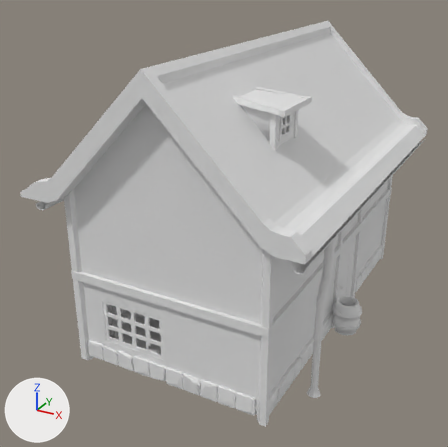
Two versions of the FBX model Assets/zdanie.fbx, one commit apart.
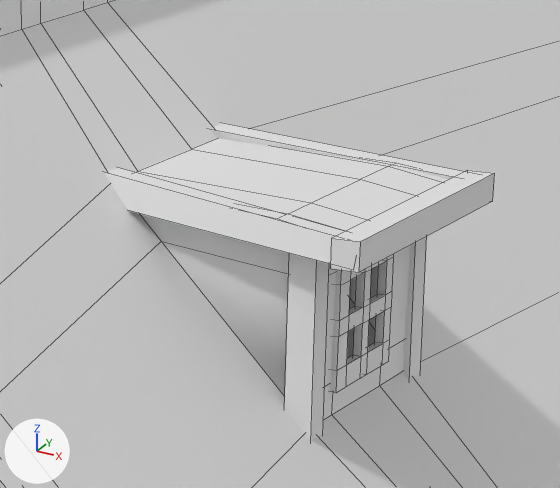
The first picture shows the older version from a 50 mm camera at (34.9, -72.2, 44.4) aimed at (-1.0, -6.9, 11.8). The close-ups show both versions on the part from 47% to 73% of the width and 14% to 36% of the height of that picture; other places that the commit changed are outside them. Every picture has the same lights, and +X, +Y and +Z are marked at lower left. The close-ups show mesh edges as thin lines. Where no turn or scale is listed for an object, it has been applied to the vertices.
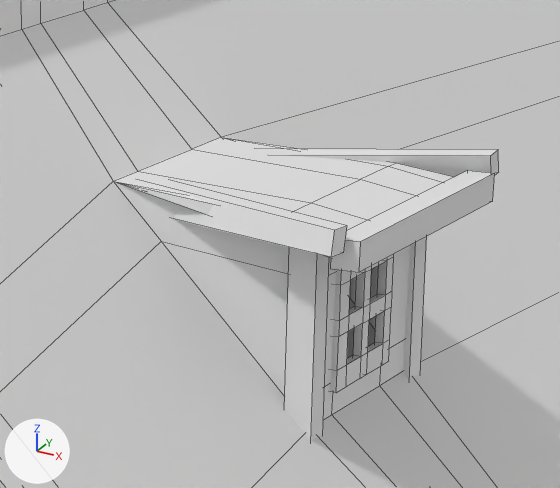
Edits to the bpy script that builds the scene:
```text
Change me_mesh_039:
    where me_mesh_039.from_pydata(...)  # 20 vertices, 12 faces; spans x 3.51..8.24, y -12.63..-7.49, z 6.23..10.9
    used by ob_vistup; location = (1.62, -3.15, 19.65)
    me_mesh_039 part 1: its shading normals changed
Change ob_cube_032:
    ob_cube_032.location: (-0.308, -0.538, 1.147) -> (-0.31, -0.534, 1.151)
    ob_cube_032.rotation_euler: (2.256, -0.0317, -1.668) -> (2.34, 0.0586, -1.743)  # degrees (129, -1.8, -96) -> degrees (134, 3.4, -100)
Change ob_cube_033:
    ob_cube_033.location: (-0.313, -0.296, 1.145) -> (-0.3, -0.307, 1.159)
    ob_cube_033.rotation_euler: (2.255, 0.0554, -1.478) -> (2.354, -0.0695, -1.364)  # degrees (129, 3.2, -85) -> degrees (135, -4, -78)
```

Changed parts and their boxes (x1, y1, x2, y2) in the close-ups (560 x 488 px):
'Cube_032', moved, turned
    before: (104, 168, 354, 270)
    after: (159, 184, 347, 257)
'Cube_033', moved, turned
    before: (210, 123, 470, 179)
    after: (280, 149, 499, 177)
